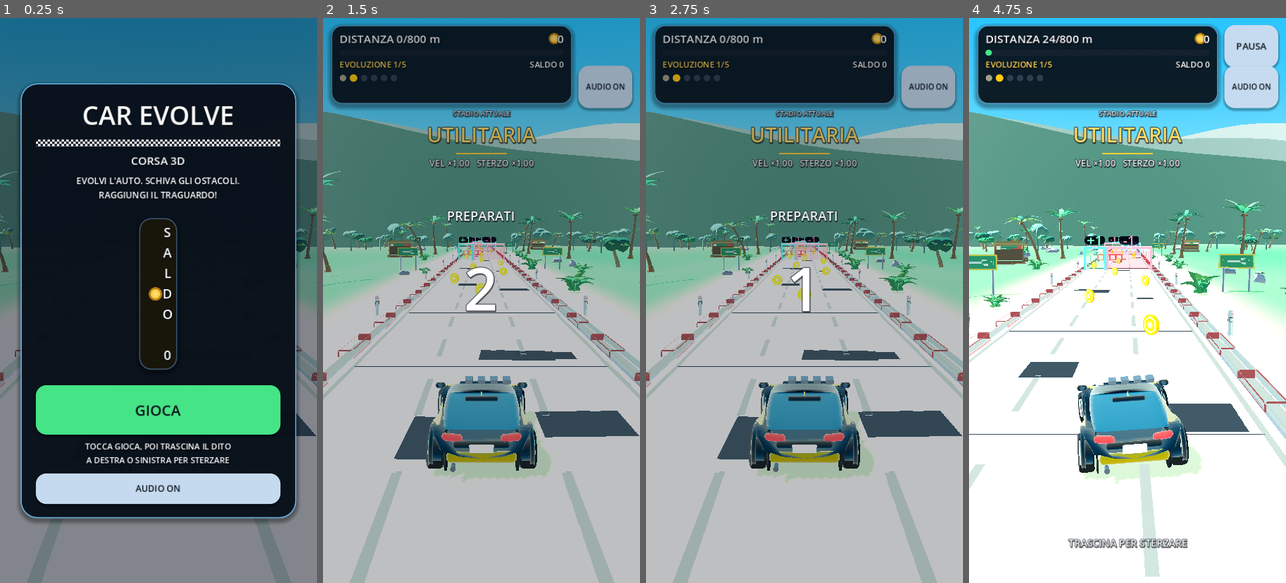
Above: before the commit, frames 1-4 (left to right).
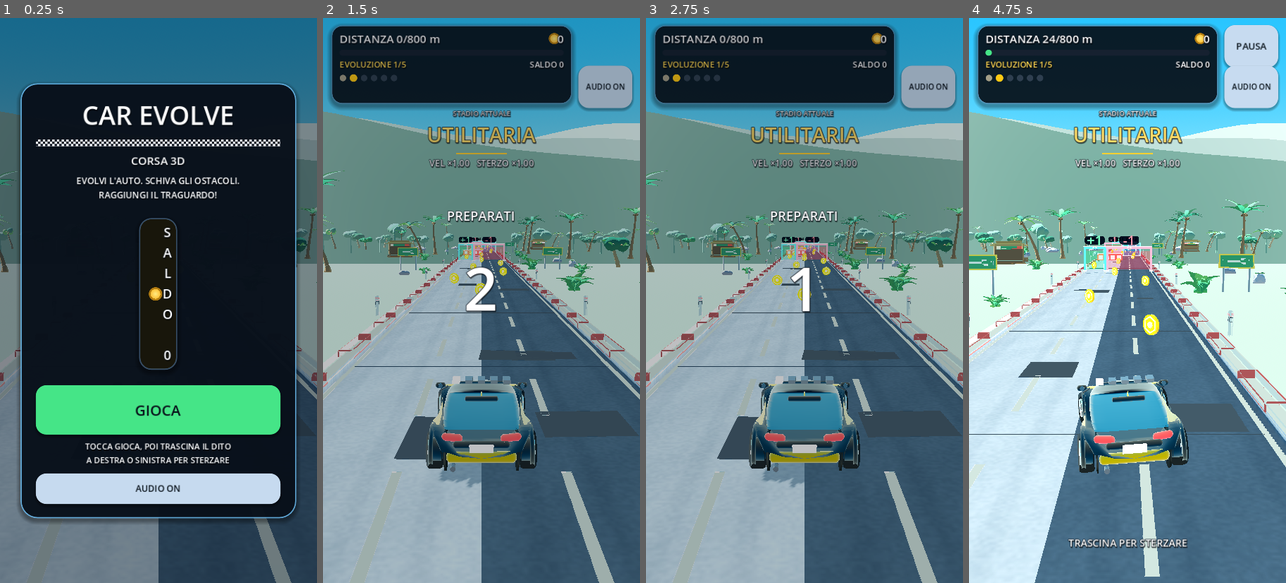
Above: after the commit, the same moments.

Repository: wraixxfn-create/GiocoMobile
Game: Godot game, scene res://scenes/Main.tscn
Two runs of this game, one before a commit and one after it. Both use one fixed random seed, a clock stepped at 60 frames per second and the inputs below.
Inputs (mouse positions are in pixels of both pictures, inside the frame that each line leads up to):
- Up to frame 1 (0.25 s): no input
- Up to frame 2 (1.5 s): click "GIOCA" at 0.5 s; click "AUDIO ON" at 1.25 s
- Up to frame 3 (2.75 s): tap Enter at 2 s; move the mouse to (874, 272) at 2.02 s; hold Right (ui_right) from 2.03 s (still down); tap 1 at 2.1 s; click (874, 272) at 2.17 s
- Up to frame 4 (4.75 s): release Right (ui_right) at 2.75 s; drag from (1064, 328) to (1111, 413) at 2.77 s; move the mouse to (1159, 176) at 3.52 s; hold Right (ui_right) 3.53-4.25 s; tap 3 at 3.6 s; drag from (1111, 413) to (1032, 215) at 4.27 s

The runs differ from the first frame. In frame 1, 9.0% of the frame differs, in the area x 0-100%, y 40-100%; in frame 2, 57%; in frame 3, 57%; in frame 4, 63%, in the area x 0-100%, y 16-100%.

Commit message:
fix(render): facce della strada e del terreno rivolte correttamente, loft auto verificato, colline stratificate
Co-authored-by: arena-agent <297053741+arena-agent@users.noreply.github.com>

Diff:
--- a/scripts/player/CarBodyFactory.gd
+++ b/scripts/player/CarBodyFactory.gd
@@ -118,7 +118,7 @@
 	# Il verso di avvolgimento dipende dall'ordine dell'anello: lo verifichiamo
 	# sul vertice più alto (la normale deve puntare in alto). Se è invertito,
 	# l'intera superficie verrebbe illuminata dal lato sbagliato.
-	var winding_flip := not _winding_is_outward(grid, grid_normals)
+	var winding_flip := not _winding_is_outward(grid, grid_normals, ring_n, station_n)
 	if winding_flip:
 		var flipped := PackedInt32Array()
 		for t in grid_tris.size() / 3:
@@ -316,18 +316,31 @@
 
 
 ## Normali per-vertice accumulate dalle facce: shading morbido e continuo.
-## True se le normali accumulate puntano verso l'esterno: si controlla il
-## vertice più alto della griglia (la sua normale deve avere componente +Y).
+## True se le normali accumulate puntano verso l'esterno. Il test confronta
+## la normale di ogni quad con la direzione uscente dal centro dell'anello:
+## funziona con qualsiasi ordine di stazioni o di punti della sezione.
 static func _winding_is_outward(
-	grid: PackedVector3Array, normals: PackedVector3Array
+	grid: PackedVector3Array,
+	normals: PackedVector3Array,
+	ring_n: int,
+	station_n: int,
 ) -> bool:
-	var best := -INF
-	var best_index := 0
-	for i in mini(grid.size(), normals.size()):
-		if grid[i].y > best:
-			best = grid[i].y
-			best_index = i
-	return normals[best_index].y >= 0.0
+	if station_n < 2 or ring_n < 3:
+		return true
+	var score := 0.0
+	for i in station_n - 1:
+		var centre := Vector3.ZERO
+		for j in ring_n:
+			centre += grid[i * ring_n + j]
+		centre = centre / float(ring_n)
+		for j in ring_n:
+			var index := i * ring_n + j
+			var outward := grid[index] - centre
+			outward.y = 0.0
+			if outward.length_squared() < 0.000001:
+				continue
+			score += normals[index].dot(outward.normalized())
+	return score >= 0.0
 
 
 static func _accumulate_normals(
--- a/scripts/scenery/SceneryGroundField.gd
+++ b/scripts/scenery/SceneryGroundField.gd
@@ -18,8 +18,8 @@
 const WIDTH: float = 320.0
 const NEAR_Z: float = 120.0
 const FAR_Z: float = -1240.0
-const GRASS_INSTANCES: int = 4200
-const FLOWER_INSTANCES: int = 900
+const GRASS_INSTANCES: int = 6200
+const FLOWER_INSTANCES: int = 1100
 const SAND_INNER: float = 4.36
 const SAND_OUTER: float = 7.6
 const GRASS_START: float = 7.0
@@ -141,7 +141,9 @@
 			var b := a + 1
 			var c := a + cols
 			var d := c + 1
-			indices.append_array([a, c, b, b, c, d])
+			# Verso orario visto dall'alto: le righe avanzano verso -Z e le
+			# colonne verso +X, quindi l'ordine corretto è a, b, c.
+			indices.append_array([a, b, c, b, d, c])
 	var arrays: Array = []
 	arrays.resize(Mesh.ARRAY_MAX)
 	arrays[Mesh.ARRAY_VERTEX] = verts
@@ -184,11 +186,11 @@
 	for index in GRASS_INSTANCES:
 		var side := -1.0 if index % 2 == 0 else 1.0
 		# Distribuzione a densità decrescente: fitta entro 24 m, rada oltre.
-		var spread := pow(rng.randf(), 1.9)
-		var distance := GRASS_START + spread * 62.0
+		var spread := pow(rng.randf(), 2.3)
+		var distance := GRASS_START + spread * 52.0
 		var z := rng.randf_range(FAR_Z * 0.55, NEAR_Z)
 		var x := side * distance
-		var scale_value := rng.randf_range(0.55, 1.25) * lerpf(1.0, 0.6, spread)
+		var scale_value := rng.randf_range(0.42, 0.85) * lerpf(1.0, 0.55, spread)
 		var basis := Basis(Vector3.UP, rng.randf_range(0.0, TAU)).scaled(
 			Vector3(scale_value, scale_value * rng.randf_range(0.8, 1.3), scale_value)
 		)
@@ -196,8 +198,8 @@
 		multimesh.set_instance_transform(index, Transform3D(basis, origin))
 		multimesh.set_instance_color(
 			index,
-			SceneryPalette.grass(rng.randi_range(0, 3)).lerp(
-				SceneryPalette.GRASS_DRY, rng.randf_range(0.0, 0.35)
+			SceneryPalette.grass(rng.randi_range(0, 2)).lerp(
+				SceneryPalette.GRASS_DRY, rng.randf_range(0.0, 0.22)
 			),
 		)
 	var holder := MultiMeshInstance3D.new()
@@ -235,8 +237,8 @@
 		var distance := GRASS_START + pow(rng.randf(), 1.4) * 26.0
 		var z := rng.randf_range(FAR_Z * 0.45, NEAR_Z)
 		var x := side * distance
-		var scale_value := rng.randf_range(0.7, 1.3)
-		var origin := Vector3(x, height_at(x, z), z)
+		var scale_value := rng.randf_range(0.55, 0.95)
+		var origin := Vector3(x, height_at(x, z) + 0.02, z)
 		multimesh.set_instance_transform(
 			index, Transform3D(Basis.IDENTITY.scaled(Vector3.ONE * scale_value), origin)
 		)
--- a/scripts/scenery/SceneryPalette.gd
+++ b/scripts/scenery/SceneryPalette.gd
@@ -88,9 +88,9 @@
 # ----------------------------------------------------------------- Sfondo ---
 
 ## Colline lontane: ogni fascia è più chiara e più fredda (foschia).
-const HILL_NEAR := Color(0.30, 0.52, 0.40)
-const HILL_MID := Color(0.47, 0.64, 0.55)
-const HILL_FAR := Color(0.61, 0.73, 0.70)
+const HILL_NEAR := Color(0.33, 0.55, 0.43)
+const HILL_MID := Color(0.50, 0.66, 0.58)
+const HILL_FAR := Color(0.64, 0.75, 0.72)
 const HILL_HAZE := Color(0.71, 0.80, 0.80)
 const DISTANT_TREE := Color(0.33, 0.52, 0.44)
 
--- a/scripts/scenery/TrackRoadBuilder.gd
+++ b/scripts/scenery/TrackRoadBuilder.gd
@@ -86,6 +86,11 @@
 		var c := count + i + 1
 		var d := count + i
 		indices.append_array([a, b, c, a, c, d])
+	# Faccia superiore: chiude il profilo tra l'ultimo punto e il primo.
+	# Senza questa chiusura la carreggiata sarebbe un guscio aperto e si
+	# vedrebbe il cielo attraverso l'asfalto.
+	var last := count - 1
+	indices.append_array([last, 0, count, last, count, count + last])
 	_road_mesh = _mesh(verts, normals, uvs, indices)
 	return _road_mesh
 
--- a/scripts/scenery/TropicalTheme.gd
+++ b/scripts/scenery/TropicalTheme.gd
@@ -21,8 +21,8 @@
 const SHADOW_DISTANCE: float = 62.0
 const SHADOW_OPACITY: float = 0.80
 const SHADOW_BLUR: float = 1.5
-const FOG_BEGIN: float = 135.0
-const FOG_END: float = 470.0
+const FOG_BEGIN: float = 110.0
+const FOG_END: float = 420.0
 
 
 ## Cielo procedurale: azzurro pieno in alto, orizzonte chiaro e caldo.
